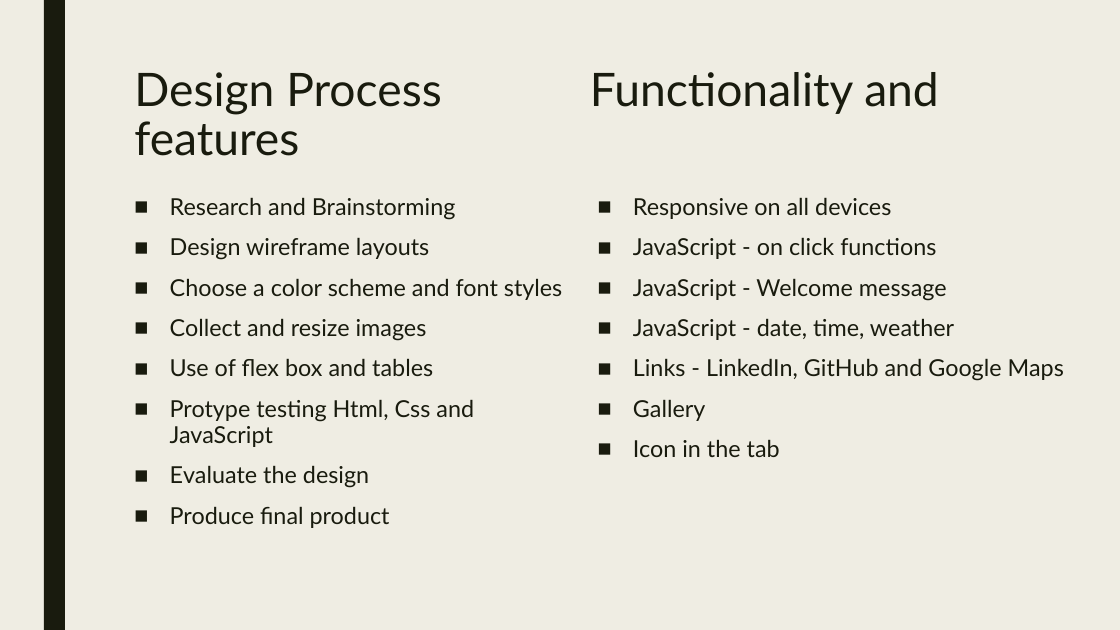
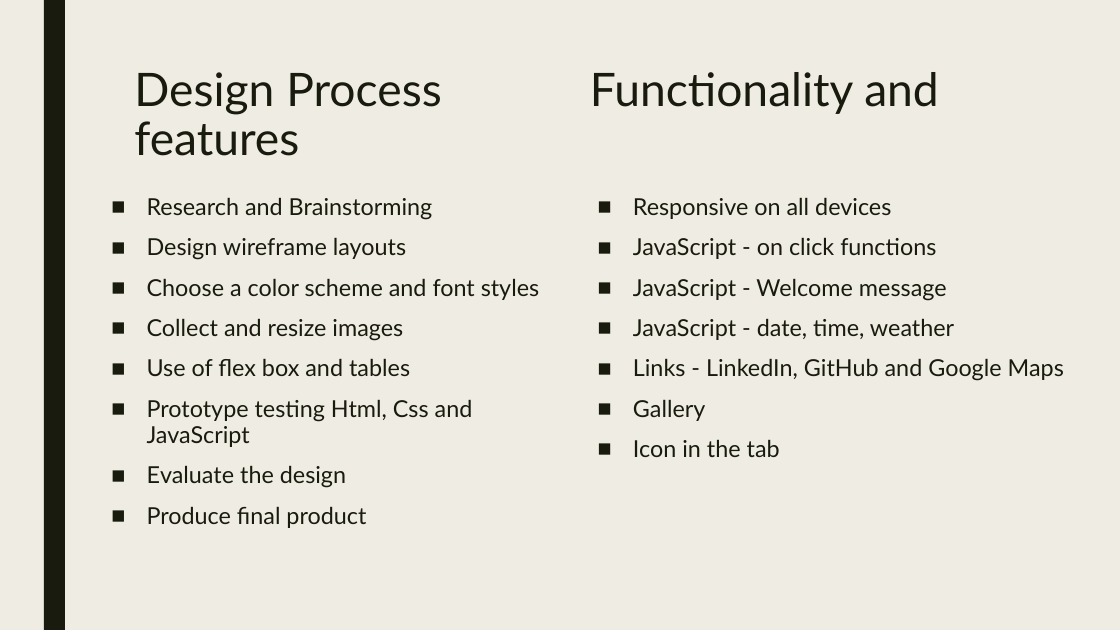
Before and after one commit to adam22gary/adam22gary.github.io, a slide deck: slide 2 of ppt/presentation.pptx. Drawn at 1120x630 pixels with LibreOffice and Linux fonts; fonts in the diff are those of the drawing. Boxes give left, top, right and bottom in pixels: in the first picture for what was removed or moved away, otherwise in the second. Text is boxed around its words. In the diff, an @@ line names an element or a change of style, - is before the commit and + after.

```diff
--- a/ppt/presentation.pptx
+++ b/ppt/presentation.pptx
@@ text "Research and Brainstorming" moved from (x1=170, y1=197, x2=562, y2=528) to (x1=147, y1=197, x2=539, y2=528) @@
@@ text at (x1=147, y1=399, x2=473, y2=447): text changed @@
-■ Protype testing Html, Css and JavaScript
+■ Prototype testing Html, Css and JavaScript
```
Also in this commit, not shown: 2 other slides changed, 2 other files.
